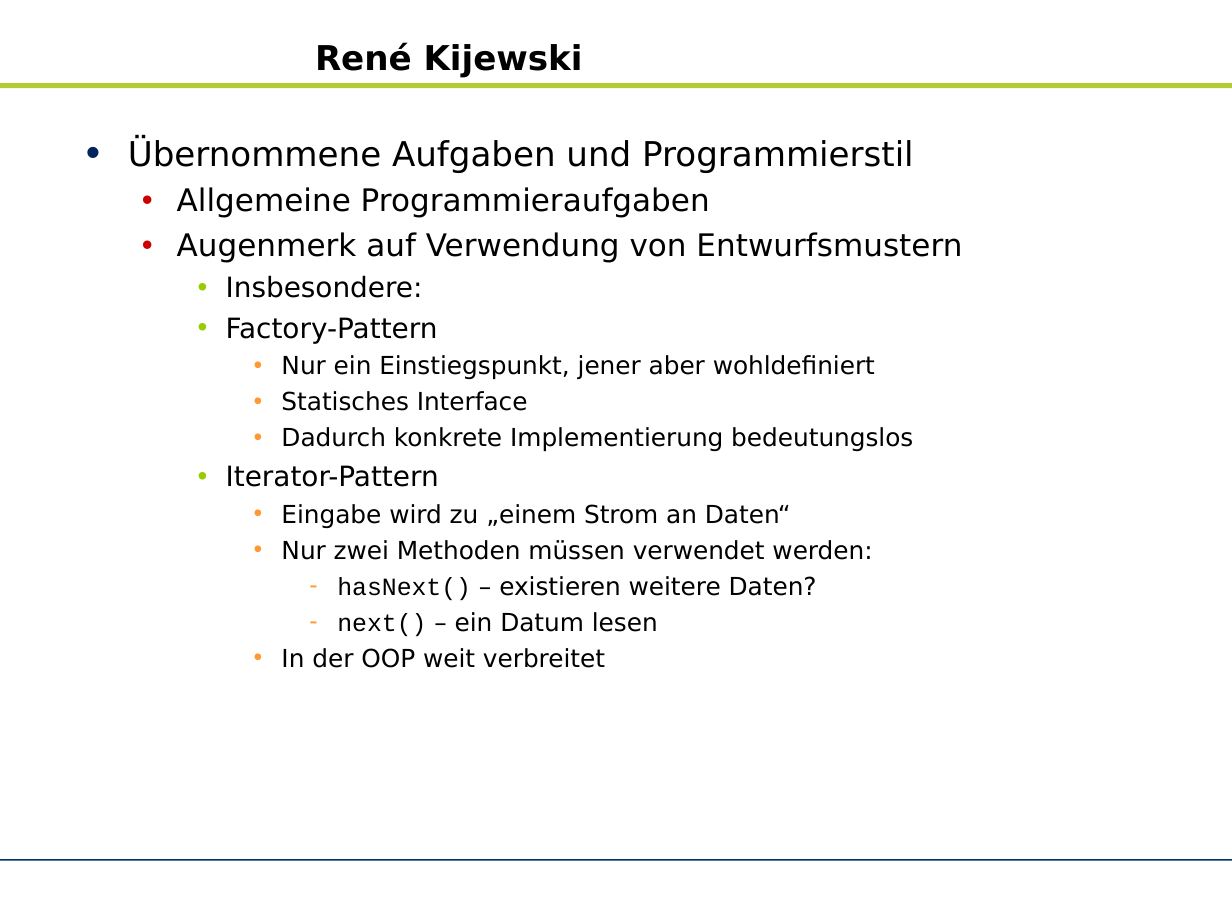
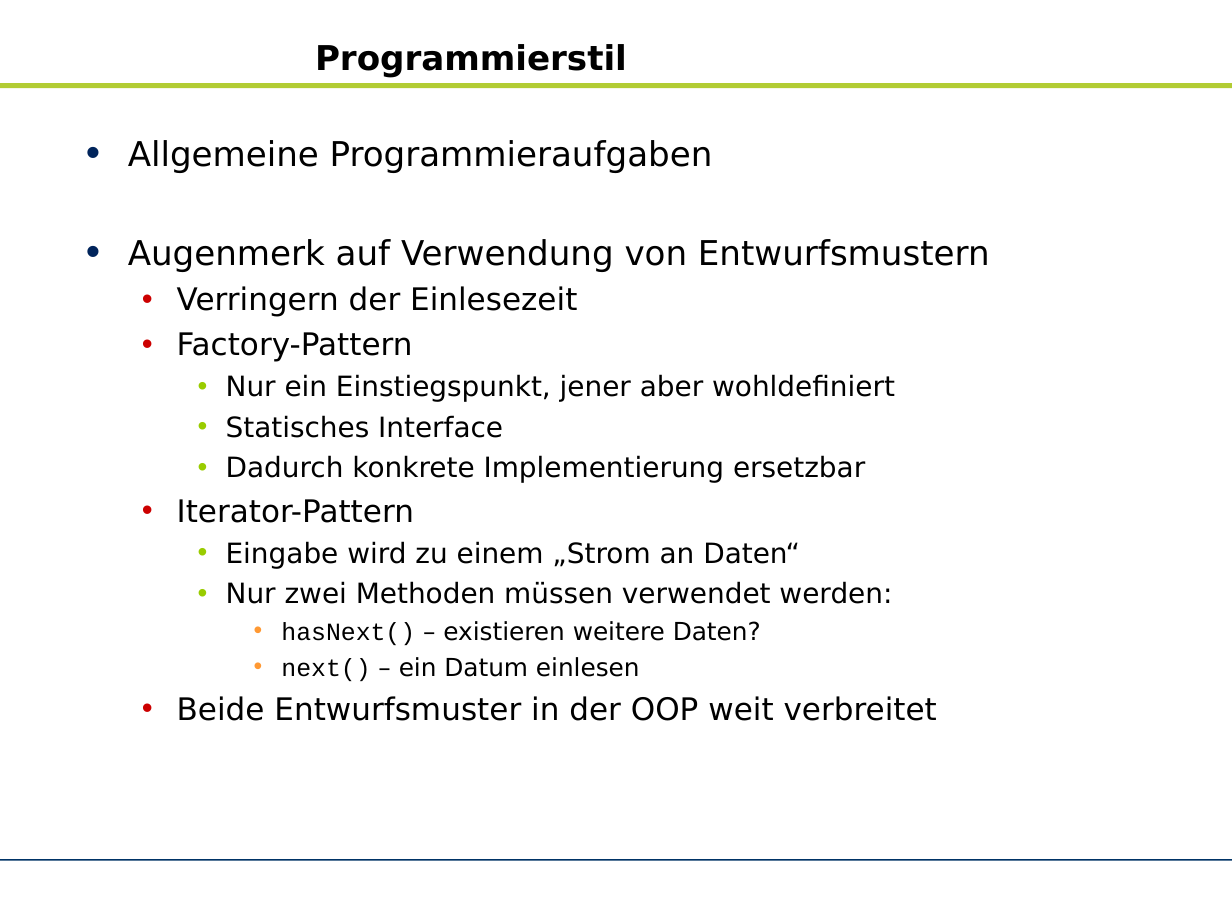
Before and after one commit to zhongxinhua/sose10-swp-uebersetzerbau, a slide deck: slide 5 of trunk/dokumentation/rk-kundenpraesentation/rk-kundenpraesentation.odp (slide 6 before the commit). Drawn at 1232x924 pixels with LibreOffice and Linux fonts; fonts in the diff are those of the drawing; background and template pictures are left out. Boxes give left, top, right and bottom in pixels: in the first picture for what was removed or moved away, otherwise in the second. Text is boxed around its words. In the diff, an @@ line names an element or a change of style, - is before the commit and + after.

```diff
--- a/trunk/dokumentation/rk-kundenpraesentation/rk-kundenpraesentation.odp
+++ b/trunk/dokumentation/rk-kundenpraesentation/rk-kundenpraesentation.odp
@@ title at [315,44,627,77]: text changed @@
-René Kijewski
+Programmierstil
@@ text at [128,138,913,173]: paragraph removed @@
-• Übernommene Aufgaben und Programmierstil
@@ text at [128,140,990,645]: size 20 to 22 pt in "Allgemeine Programmieraufgaben", "Augenmerk auf Verwendung von Entwurfsmustern"; size 18 to 20 pt in "Factory-Pattern", "Iterator-Pattern"; size 16 to 18 pt in "Nur ein Einstiegspunkt, jener aber wohldefiniert", "Statisches Interface", "Nur zwei Methoden müssen verwendet werden:"; list level 2 to 1 in "Allgemeine Programmieraufgaben"; bullet colour #CC0000 to #00245B; list level 2 to 1 in "Augenmerk auf Verwendung von Entwurfsmustern"; list level 3 to 2 in "Factory-Pattern"; bullet colour #99CC00 to #CC0000; list level 4 to 3 in "Nur ein Einstiegspunkt, jener aber ..."; bullet colour #FF9933 to #99CC00; list level 4 to 3 in "Statisches Interface"; list level 3 to 2 in "Iterator-Pattern"; list level 4 to 3 in "Nur zwei Methoden müssen verwendet ..."; bullet - to •; list level 5 to 4 in "hasNext() – existieren weitere Daten?" @@
@@ text at [177,286,577,317]: text changed; size 18 to 20 pt @@
-    • Insbesondere:
+  • Verringern der Einlesezeit
@@ text at [226,455,865,483]: text changed; size 16 to 18 pt @@
-      • Dadurch konkrete Implementierung bedeutungslos
+    • Dadurch konkrete Implementierung ersetzbar
@@ text at [226,541,800,568]: text changed; size 16 to 18 pt @@
-      • Eingabe wird zu „einem Strom an Daten“
+    • Eingabe wird zu einem „Strom an Daten“
@@ text at [177,657,937,721]: text changed; size 16 to 20 pt @@
-        – next() – ein Datum lesen
-      • In der OOP weit verbreitet
+      • next() – ein Datum einlesen
+  • Beide Entwurfsmuster in der OOP weit verbreitet
```
Also in this commit, not shown: 20 other slides changed, 9 slides added, 6 slides removed, 1 other file.
